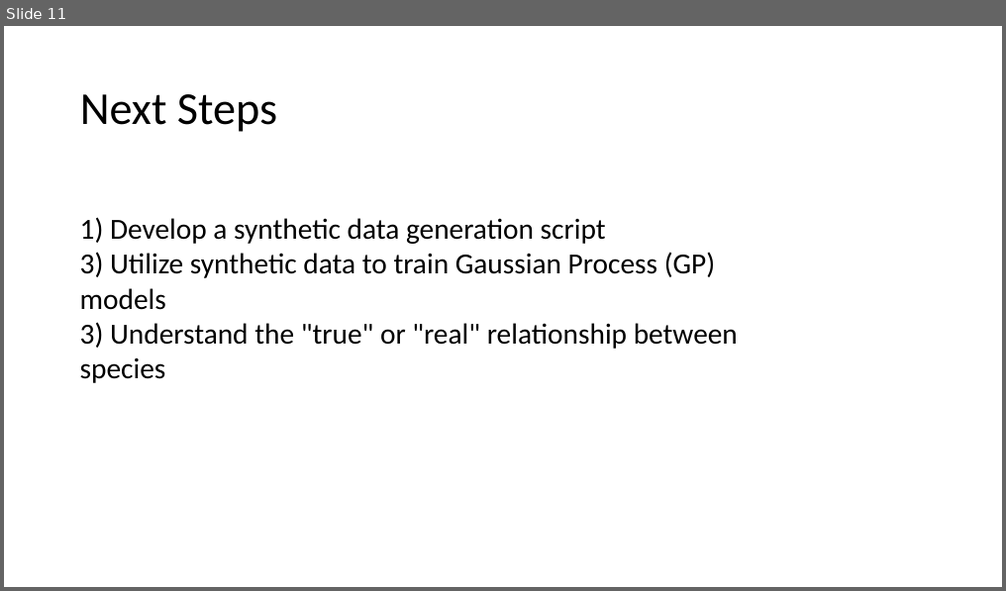
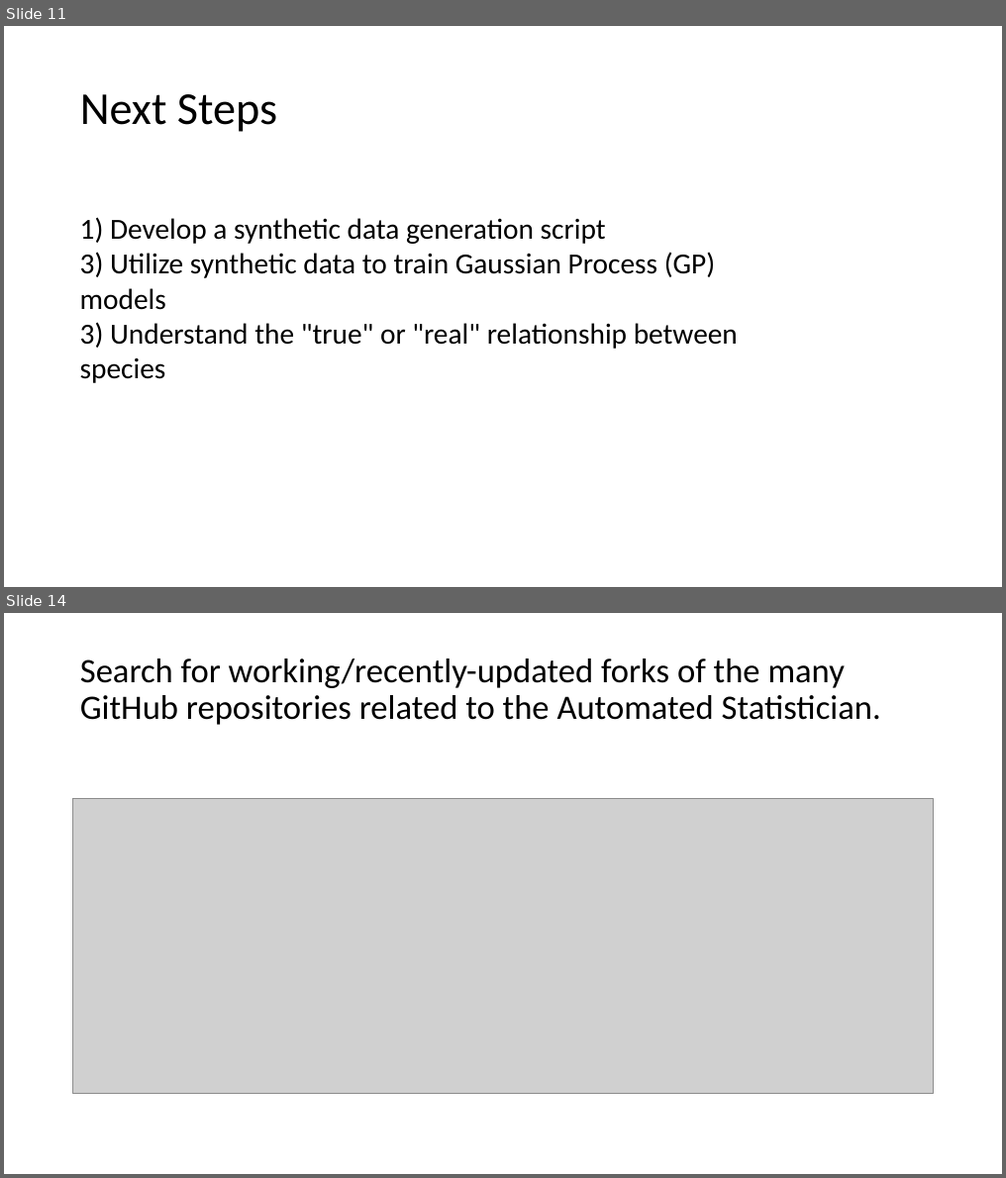
Before and after one commit to Fontanapink/GPs, a slide deck: GPRCommunities.pptx. Shown one above the other, each under a label of ours: slide 11 before the commit, slides 11 and 14 after it; the slides between them are not shown. The pictures are 1006x591 and 1006x1178 pixels, drawn with LibreOffice and Linux fonts; fonts in the diff are those of the drawing; grey boxes stand for pictures. Boxes give left, top, right and bottom in pixels: in the first picture for what was removed or moved away, otherwise in the second. Text is boxed around its words. In the diff, an @@ line names an element or a change of style, - is before the commit and + after.

```diff
--- a/GPRCommunities.pptx
+++ b/GPRCommunities.pptx
@@ slide 14 added at <box>4,613,1002,1174</box>, background #FFFFFF @@
@@ title added at <box>80,659,881,725</box>, 33 pt, text #000000 @@
+Search for working/recently-updated forks of the many GitHub repositories related to the Automated Statistician.
@@ picture added at <box>73,799,934,1093</box> @@
```
Also in this commit, not shown: 3 slides changed, 3 other slides added, 1 slide removed, 1 other file.
